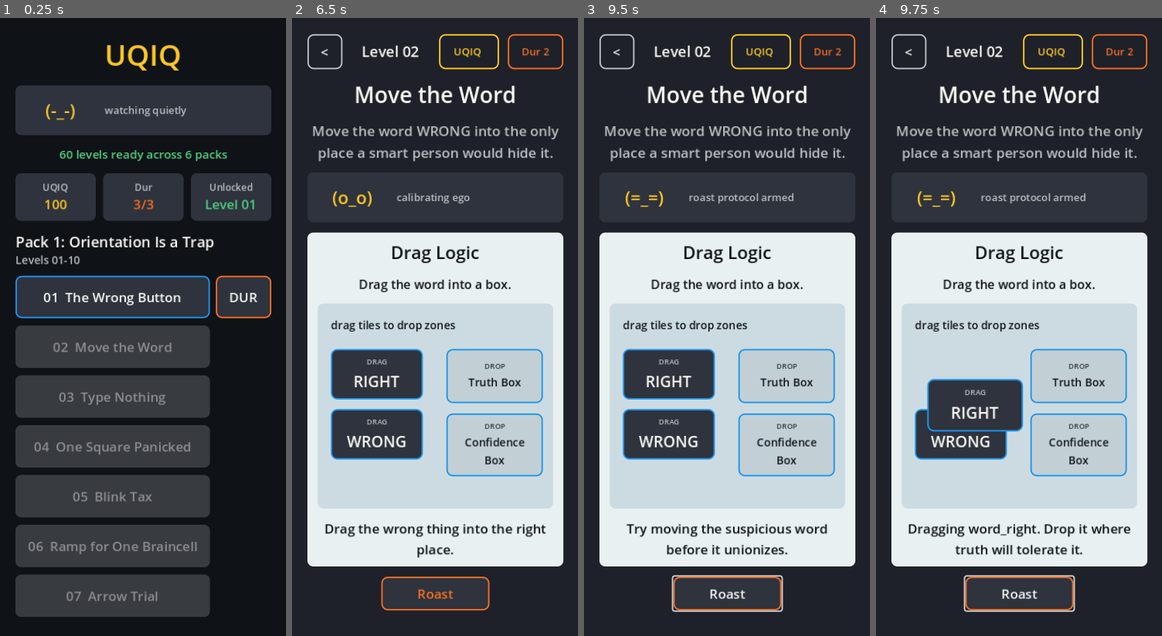
Above: before the commit, frames 1-4 (left to right).
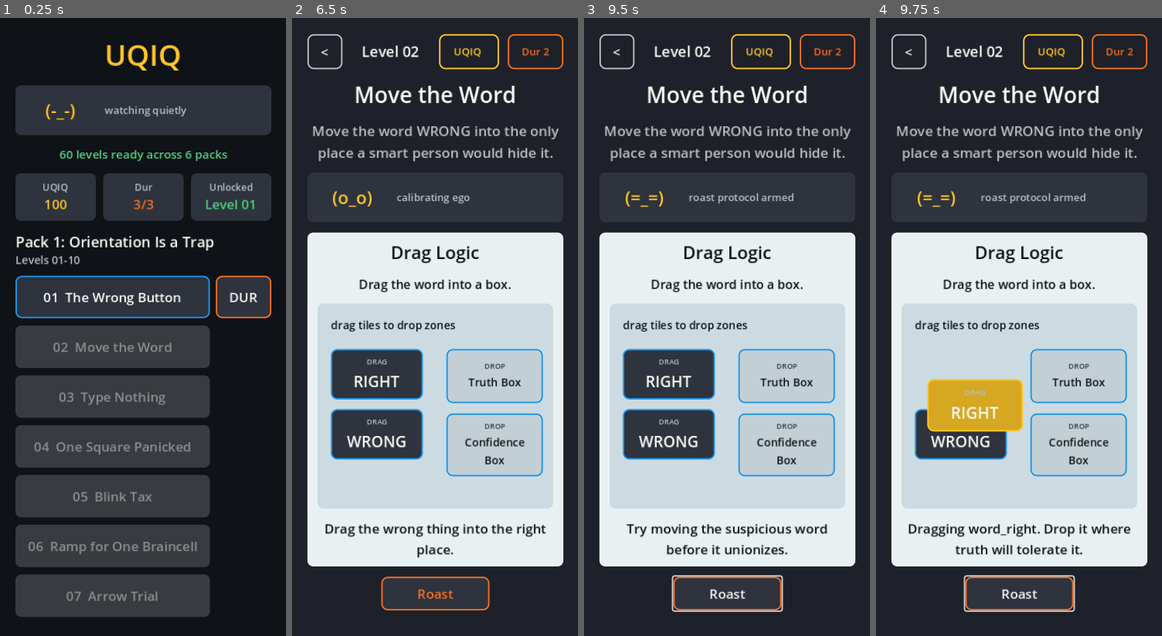
Above: after the commit, the same moments.

Repository: scwlkr/UQIQ
Game: Godot game, scene res://scenes/Main.tscn
Same seed, same stepped clock (60 frames per second), same inputs: the game is played once before the commit and once after it.
Inputs (mouse positions are in pixels of both pictures, inside the frame that each line leads up to):
- Up to frame 1 (0.25 s): no input
- Up to frame 2 (6.5 s): click "01 The Wrong Button" at 0.5 s; click "<" at 1.25 s; click "DUR" at 2 s; click "01 The Wrong Button | DUR'D -…" at 2.75 s; click "<" at 3.5 s; click "01 The Wrong Button | DUR'D -…" at 4.25 s; click "<" at 5 s; click "02 Move the Word" at 5.75 s
- Up to frame 3 (9.5 s): click "Roast" at 6.5 s; click "Roast" at 7.25 s; click "Roast" at 8 s; tap Enter at 8.75 s; move the mouse to (789, 296) at 8.77 s; click (789, 296) at 8.92 s
- Up to frame 4 (9.75 s): tap Space at 9.5 s; drag from (961, 357) to (1004, 450) at 9.52 s

Frames 1-3 are identical in both runs. In frame 4, 2.8% of the frame differs, in the area x 17-52%, y 58-67%.

Commit message:
Bounce failed drag drops

Diff:
--- a/scripts/main.gd
+++ b/scripts/main.gd
@@ -544,20 +544,22 @@
 
 
 func _resolve_drag_drop(object_id: String, drop_target_id: String) -> void:
-	var solution = _current_level.get("solution", {})
-	var winning_object := ""
-	var winning_target := ""
-	if typeof(solution) == TYPE_DICTIONARY:
-		winning_object = str(solution.get("object_id", ""))
-		winning_target = str(solution.get("drop_target_id", ""))
-
-	if object_id == winning_object and drop_target_id == winning_target:
+	if _is_drag_drop_solution(object_id, drop_target_id):
 		_complete_current_level()
 		return
 
 	_feedback_label.text = _first_roast("failure", "Wrong thing, wrong place. Somehow both.")
 	_set_judge_state("fail")
 	_trigger_feedback("fail")
+
+
+func _is_drag_drop_solution(object_id: String, drop_target_id: String) -> bool:
+	var solution = _current_level.get("solution", {})
+	if typeof(solution) != TYPE_DICTIONARY:
+		return false
+
+	return object_id == str(solution.get("object_id", "")) \
+		and drop_target_id == str(solution.get("drop_target_id", ""))
 
 
 func _handle_text_submit() -> void:
@@ -1586,6 +1588,17 @@
 	return tile
 
 
+func _apply_drag_tile_style(tile: Control, is_dragging: bool) -> void:
+	var tile_panel := tile as PanelContainer
+	if tile_panel == null or not is_instance_valid(tile_panel):
+		return
+
+	if is_dragging:
+		tile_panel.add_theme_stylebox_override("panel", _framed_box(COLOR_YELLOW.darkened(0.16), COLOR_YELLOW, 8))
+	else:
+		tile_panel.add_theme_stylebox_override("panel", _framed_box(COLOR_PANEL_ALT, COLOR_BLUE, 8))
+
+
 func _make_drop_zone(target: Dictionary) -> PanelContainer:
 	var zone := PanelContainer.new()
 	zone.name = "drop_zone_%s" % str(target.get("id", "target"))
@@ -1621,6 +1634,7 @@
 		_drag_offset = _event_position_in_control(event, tile, tile)
 		_drag_origin = tile.position
 		_animate_control_scale(tile, Vector2(1.04, 1.04), 0.05)
+		_apply_drag_tile_style(tile, true)
 		tile.move_to_front()
 		_set_drag_hover_target(_drop_target_for_released_tile(_event_canvas_position(event, tile), tile))
 		_feedback_label.text = "Dragging %s. Drop it where truth will tolerate it." % object_id
@@ -1640,11 +1654,15 @@
 		_dragging_tile = null
 		_drag_offset = Vector2.ZERO
 		_animate_control_scale(tile, Vector2.ONE, 0.06)
+		_apply_drag_tile_style(tile, false)
 		_set_drag_hover_target("")
 		if drop_target_id.is_empty():
 			_handle_direct_drag_miss(object_id, tile)
 		else:
-			_snap_drag_tile_to_zone(tile, drop_target_id)
+			if _is_drag_drop_solution(object_id, drop_target_id):
+				_snap_drag_tile_to_zone(tile, drop_target_id)
+			else:
+				_animate_control_position(tile, _drag_origin)
 			_handle_direct_drag_drop(object_id, drop_target_id)
 		_mark_input_handled()
 
Not shown, changed: docs/RELEASE_STATUS.md
